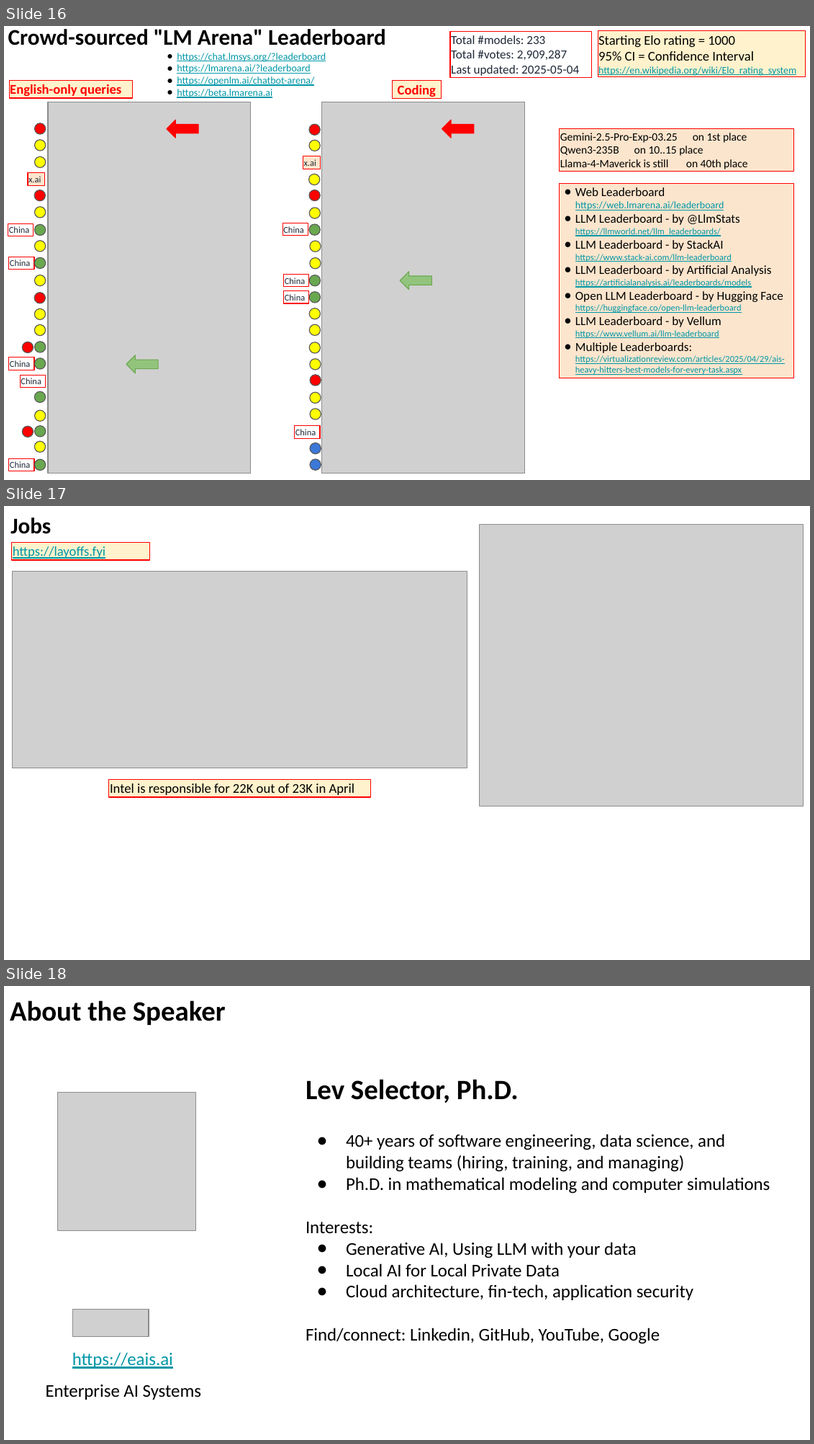
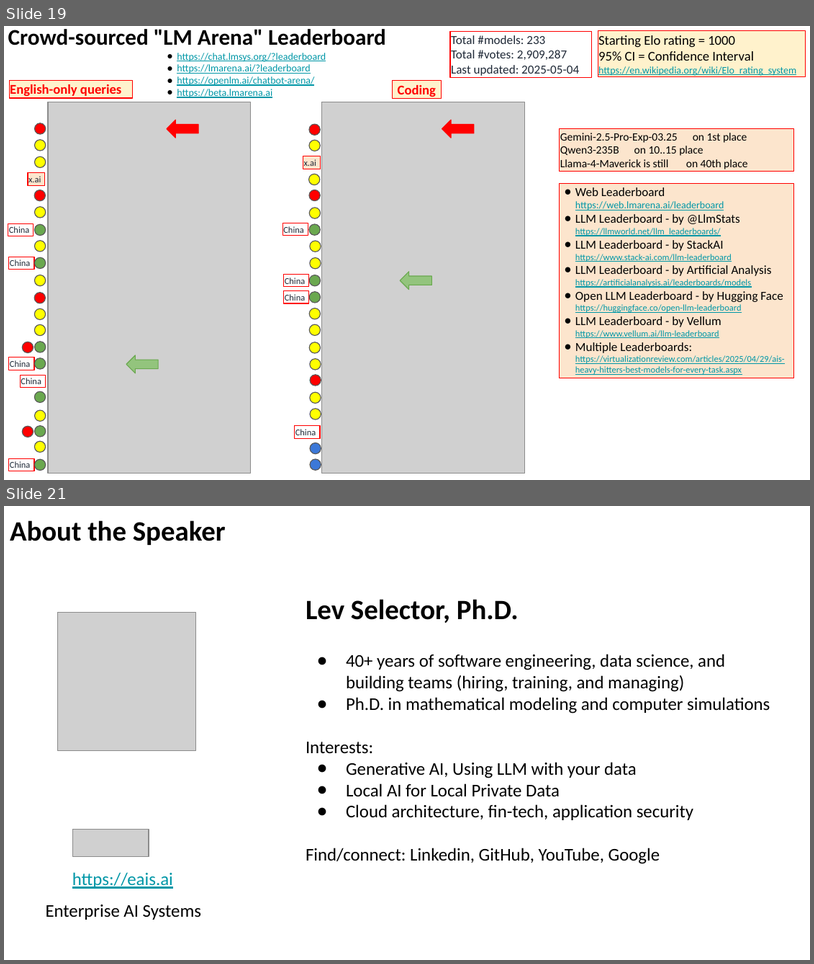
Before and after one commit to lselector/seminar, a slide deck: 2025/2025-05-09-AI-Updates.pptx. Shown one above the other, each under a label of ours: slides 16, 17 and 18 before the commit, slides 19 and 21 after it; the slides between them are not shown. The pictures are 814x1444 and 814x964 pixels, drawn with LibreOffice and Linux fonts; fonts in the diff are those of the drawing; grey boxes stand for pictures. Boxes give left, top, right and bottom in pixels: in the first picture for what was removed or moved away, otherwise in the second. Text is boxed around its words. In the diff, an @@ line names an element or a change of style, - is before the commit and + after.

```diff
--- a/2025/2025-05-09-AI-Updates.pptx
+++ b/2025/2025-05-09-AI-Updates.pptx
@@ slide 17 removed at bbox=[4, 506, 810, 960], background #FFFFFF @@
@@ text removed at bbox=[10, 518, 51, 534] @@
-Jobs
@@ picture removed at bbox=[480, 524, 804, 806] @@
@@ rectangle removed at bbox=[12, 542, 150, 560] @@
-https://layoffs.fyi
@@ picture removed at bbox=[13, 572, 468, 767] @@
@@ rectangle removed at bbox=[109, 780, 371, 797] @@
-Intel is responsible for 22K out of 23K in April
@@ what was slide 16 is now slide 19 @@
@@ what was slide 18 is now slide 21 @@
```
Also in this commit, not shown: 4 slides changed, 4 slides added, 1 other file.
